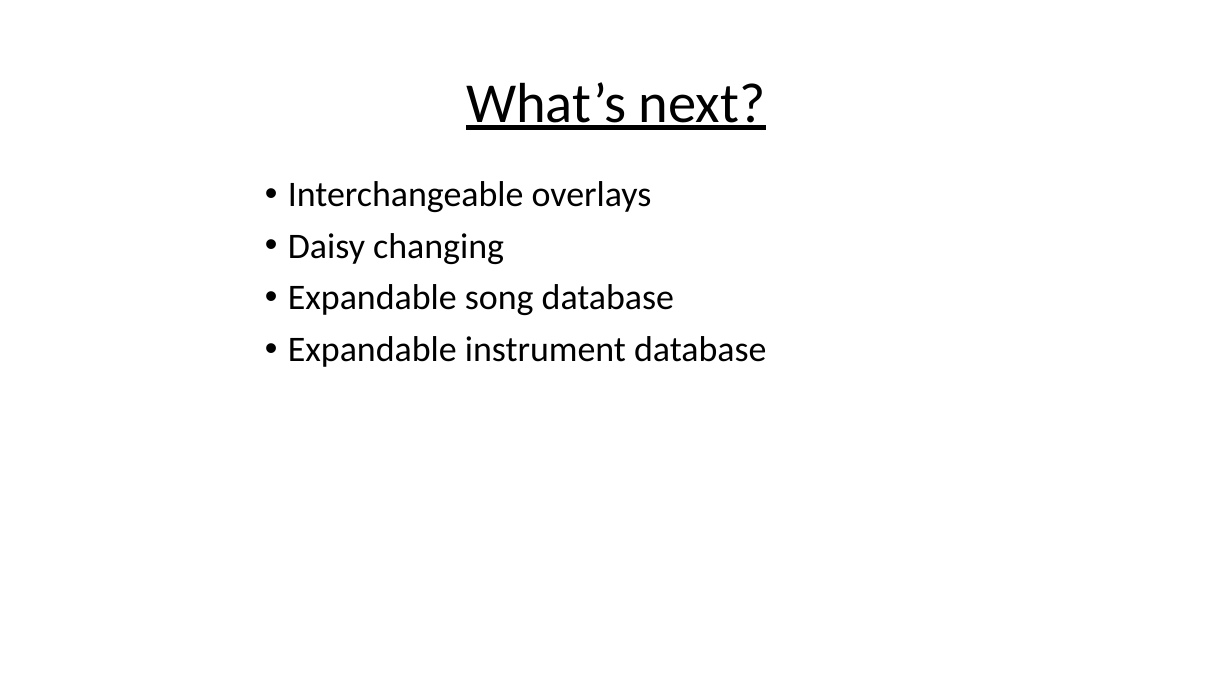
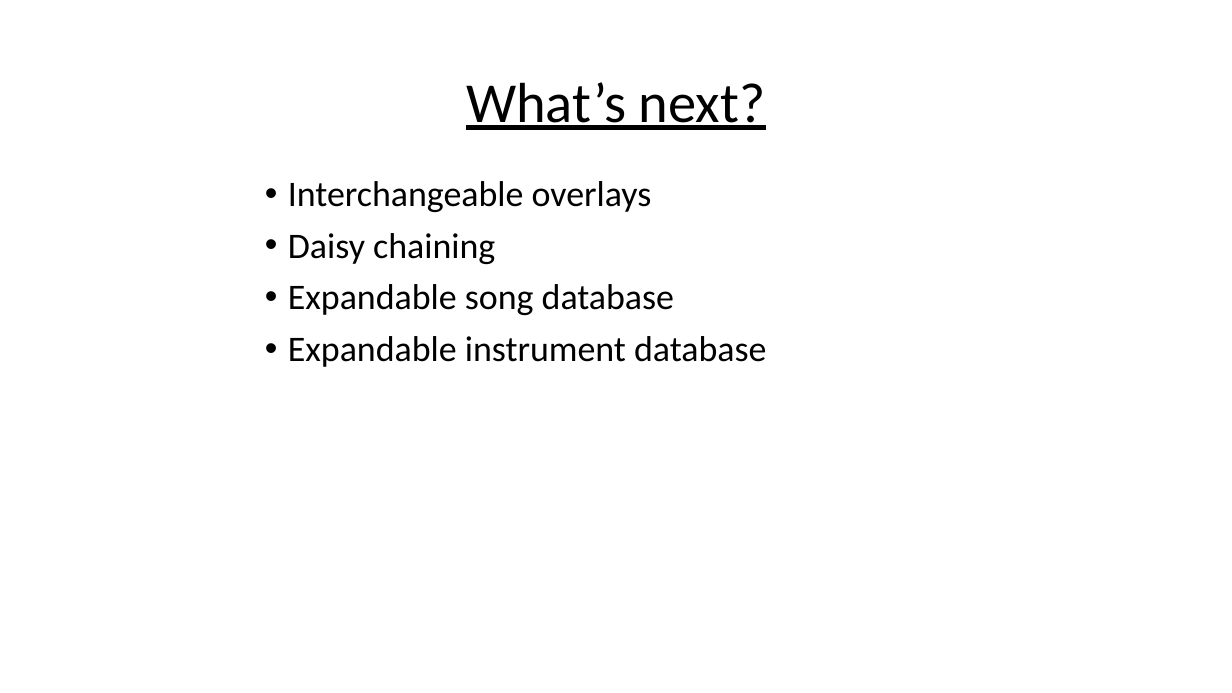
Before and after one commit to AP-Elektronica-ICT/intprojectrepo-piago, a slide deck: slide 20 of Mockups/Piago_Pitch.pptx. Drawn at 1232x693 pixels with LibreOffice and Linux fonts; fonts in the diff are those of the drawing. Boxes give left, top, right and bottom in pixels: in the first picture for what was removed or moved away, otherwise in the second. Text is boxed around its words. In the diff, an @@ line names an element or a change of style, - is before the commit and + after.

Commit message:
ppt edit

```diff
--- a/Mockups/Piago_Pitch.pptx
+++ b/Mockups/Piago_Pitch.pptx
@@ text at (288,233,495,264): text changed @@
-• Daisy changing
+• Daisy chaining
```
Also in this commit, not shown: 6 other slides changed.
